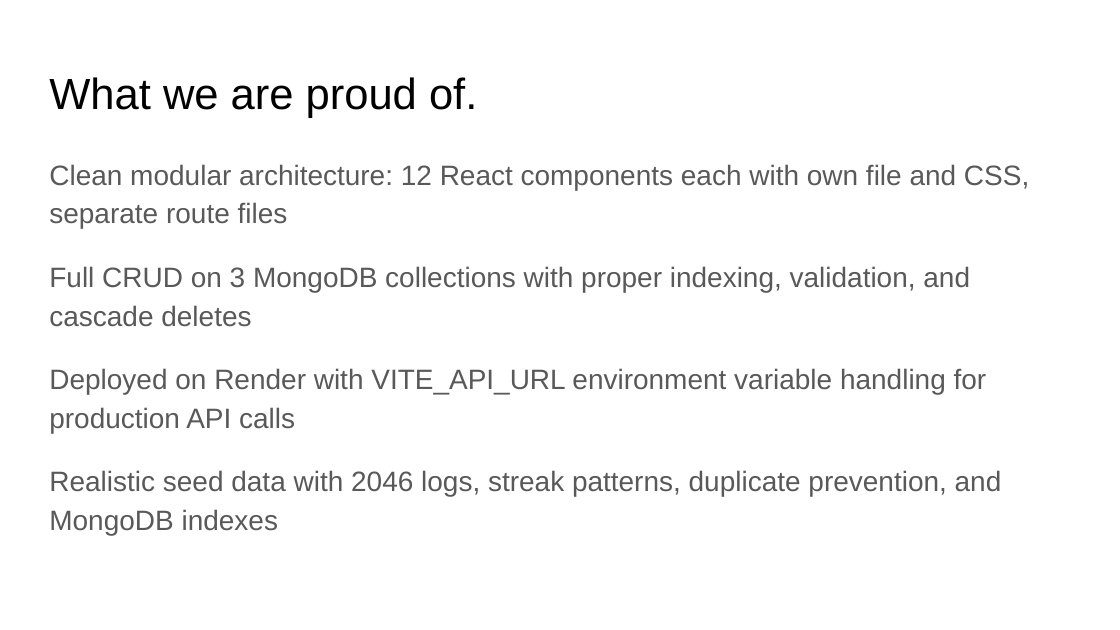
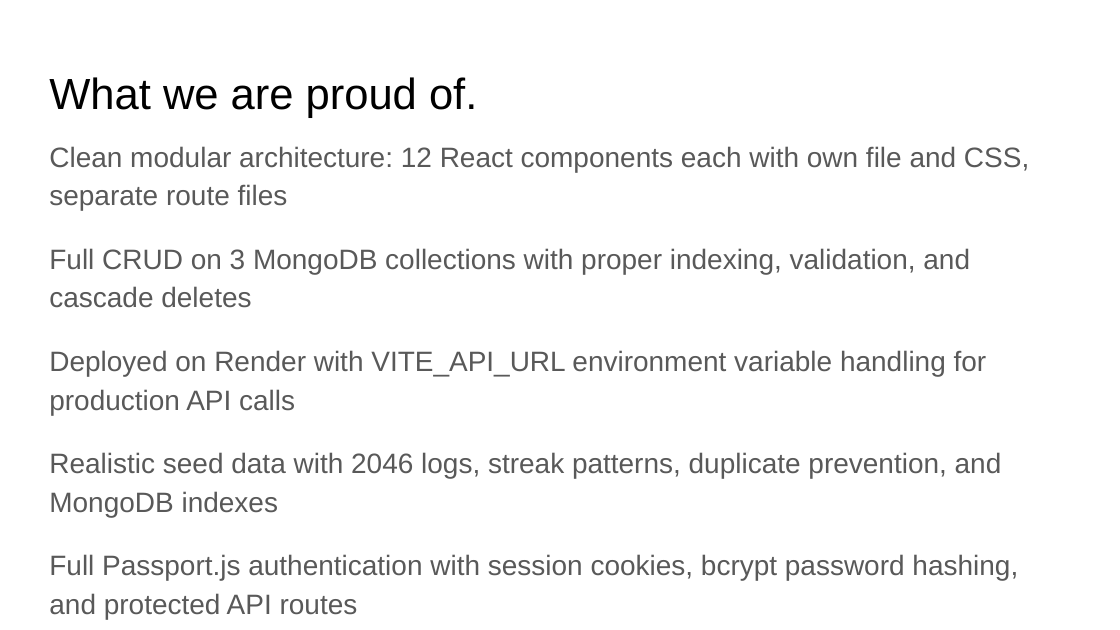
Before and after one commit to aniketnandi/Habit-Forge, a slide deck: slide 11 of HabitForge_Presentation.pptx (slide 10 before the commit). Drawn at 1120x630 pixels with LibreOffice and Linux fonts; fonts in the diff are those of the drawing. Boxes give left, top, right and bottom in pixels: in the first picture for what was removed or moved away, otherwise in the second. Text is boxed around its words. In the diff, an @@ line names an element or a change of style, - is before the commit and + after.

Commit message:
add passport authentication, login/register, update docs and presentation

```diff
--- a/HabitForge_Presentation.pptx
+++ b/HabitForge_Presentation.pptx
@@ text "Clean modular architecture: 12 React ...": place and size @@
-text "Clean modular architecture: 12 React ..." at [49, 164, 1029, 535]
+text "Clean modular architecture: 12 React ..." at [49, 146, 1029, 619]
@@ text at [49, 554, 1018, 619]: paragraph added @@
+Full Passport.js authentication with session cookies, bcrypt password hashing, and protected API routes
```
Also in this commit, not shown: 6 other slides changed, 1 slide added, 23 other files.
